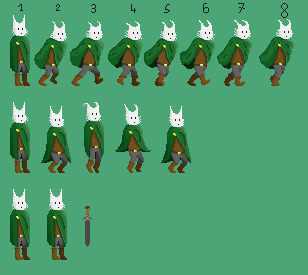
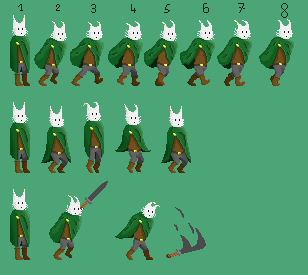
Comparing the layer stacks of the two 308×275 images. Changes:
removed layer "Arme" over 83, 206, 92, 247
painted on "Déplacement Pose 8" over 271, 76, 276, 86
painted on "Déplacement Pose 5" over 158, 75, 164, 85
added layer "Attaque 1 Pose 3" in group "Attaque 1" over 115, 202, 206, 260
moved "Attaque 1 Pose 2" into group "Attaque 1", painted on it over 47, 181, 108, 260
